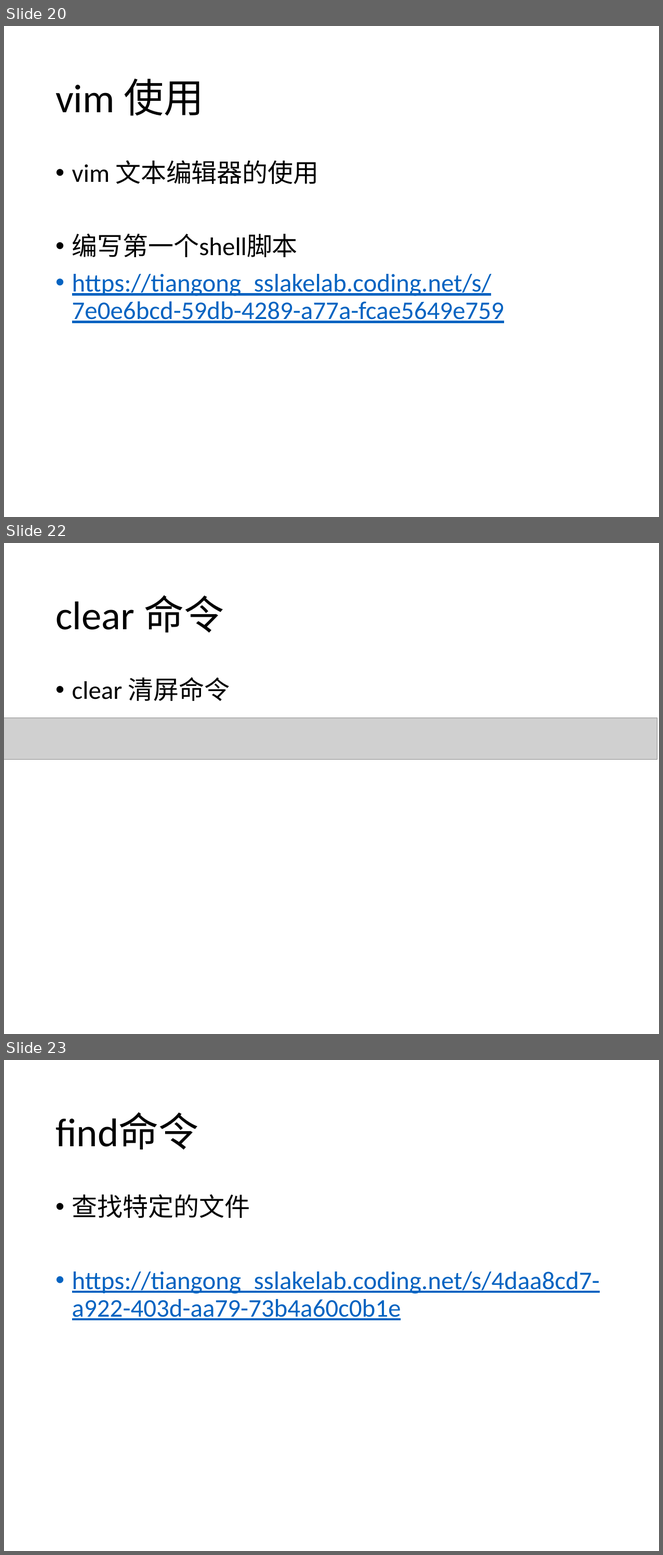
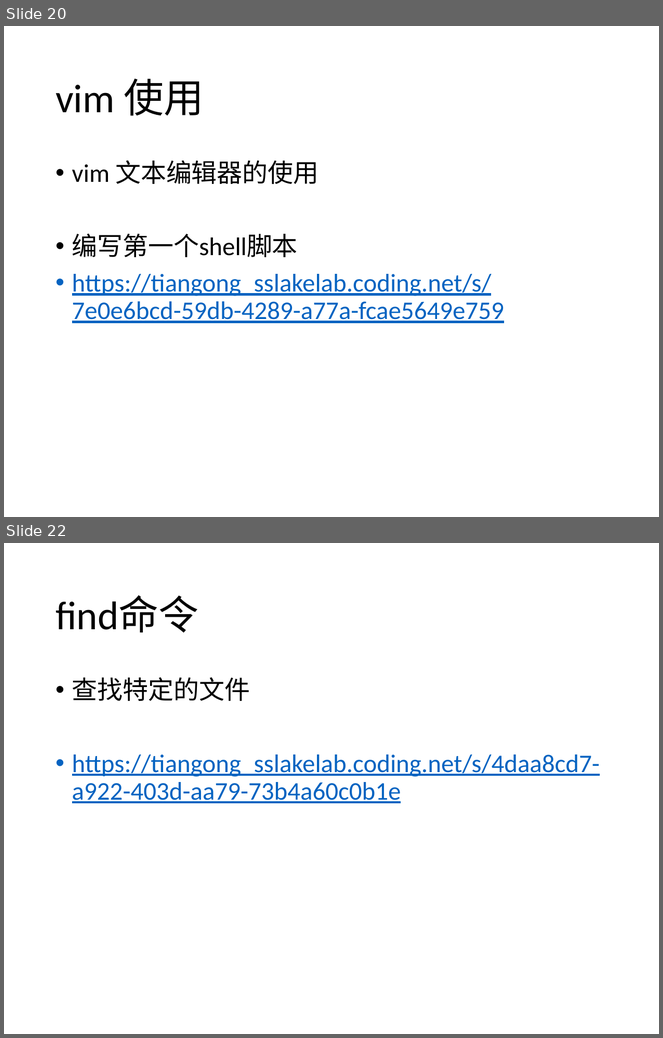
Before and after one commit to SSlakeLabTiangong/2019_workshop, a slide deck: 03_Linux101/Linux101.pptx. Shown one above the other, each under a label of ours: slides 20, 22 and 23 before the commit, slides 20 and 22 after it; the slides between them are not shown. The pictures are 663x1555 and 663x1038 pixels, drawn with LibreOffice and Linux fonts; fonts in the diff are those of the drawing; grey boxes stand for pictures. Boxes give left, top, right and bottom in pixels: in the first picture for what was removed or moved away, otherwise in the second. Text is boxed around its words. In the diff, an @@ line names an element or a change of style, - is before the commit and + after.

```diff
--- a/03_Linux101/Linux101.pptx
+++ b/03_Linux101/Linux101.pptx
@@ slide 22 removed at (x1=4, y1=543, x2=659, y2=1034), background #FFFFFF @@
@@ title removed at (x1=55, y1=595, x2=224, y2=633) @@
-clear 命令
@@ text removed at (x1=72, y1=677, x2=230, y2=701) @@
-• clear 清屏命令
@@ picture removed at (x1=4, y1=718, x2=657, y2=760) @@
@@ what was slide 23 is now slide 22 @@
```
Also in this commit, not shown: 18 slides changed.
